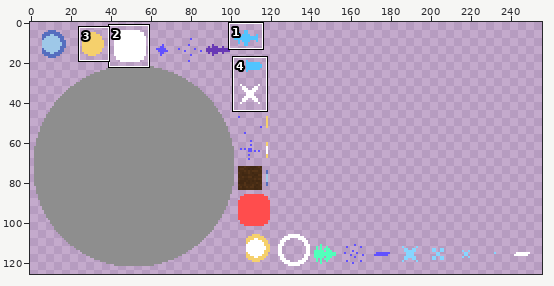
Sprite sheet, stored at core/assets/sprites/duel.png. Above: a wide view before the commit, with the close-up outlined.
Close-up. Before the commit:
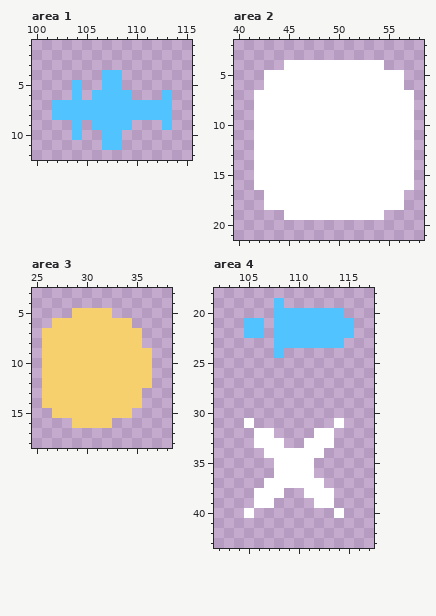
The file is 256x128 pixels. Colours within 5 levels of each other are drawn and written as one. Shown: area 1: x 100..115, y 1..12; area 2: x 40..58, y 2..21; area 3: x 25..38, y 3..18; area 4: x 102..117, y 18..43. The wide view leaves out empty margins. The commit also changed other parts of the picture, which this record leaves out.
After the commit:
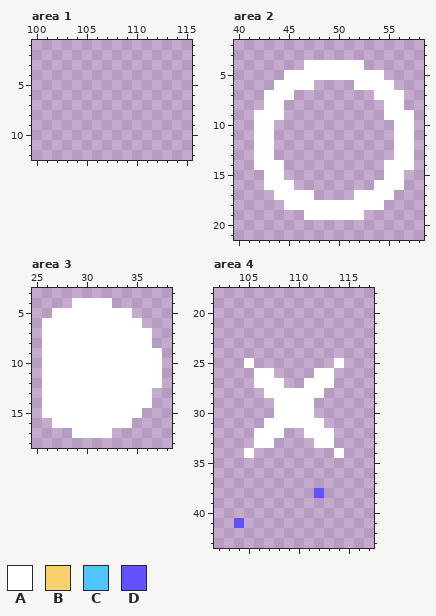
Palette (. is transparent): A #ffffff  B #f5d06c  C #51c4ff  D #6151ff
Edits made:
Changed rows in their new state; - is an unchanged pixel.
Area 1:
first column x 102:
 4 -----..-----
 5 --.--..-----
 6 --.-....---.
 7 ............
 8 ............
 9 --.-....---.
10 --.--..-----
11 -----..-----
Area 2:
first column x 42:
 4 ---..------..---
 5 -..----------..-
 6 -.----....----.-
 7 .---........---.
 8 .--..........--.
 9 ---..........---
10 --............--
11 --............--
12 --............--
13 --............--
14 ---..........---
15 .--..........--.
16 .---........---.
17 -.----....----.-
18 -..----------..-
19 ---..------..---
Area 3:
first column x 26:
 4 ---AAAA-----
 5 -AAAAAAAA---
 6 AAAAAAAAAA--
 7 AAAAAAAAAAA-
 8 AAAAAAAAAAA-
 9 AAAAAAAAAAAA
10 AAAAAAAAAAAA
11 AAAAAAAAAAAA
12 AAAAAAAAAAAA
13 AAAAAAAAAAA-
14 AAAAAAAAAAA-
15 AAAAAAAAAA--
16 -AAAAAAAA---
17 ---AAAA-----
Area 4:
first column x 104:
19 ----.-------
20 ----.......-
21 -..-........
22 -..-........
23 ----.......-
24 ----.-------
25 -A--------A-
26 --AA----AA--
27 --AAA--AAA--
28 ---AAAAAA---
29 ----AAAA----
30 ----AAAA----
31 -.-AAAAAA-.-
32 ----A--A----
33 ----.--.----
34 -A-......-A-
35 ----....----
36 ----....----
37 ---......---
38 --...--.D.--
39 --..----..--
40 -.--------.-
41 D-----------
Where, in picture pixels (left, top, right, bottom), the same in both close-ups:
erased: (52, 70, 172, 150)
erased: (254, 60, 414, 220)
changed: (42, 298, 162, 438)
changed: (234, 298, 354, 528)
